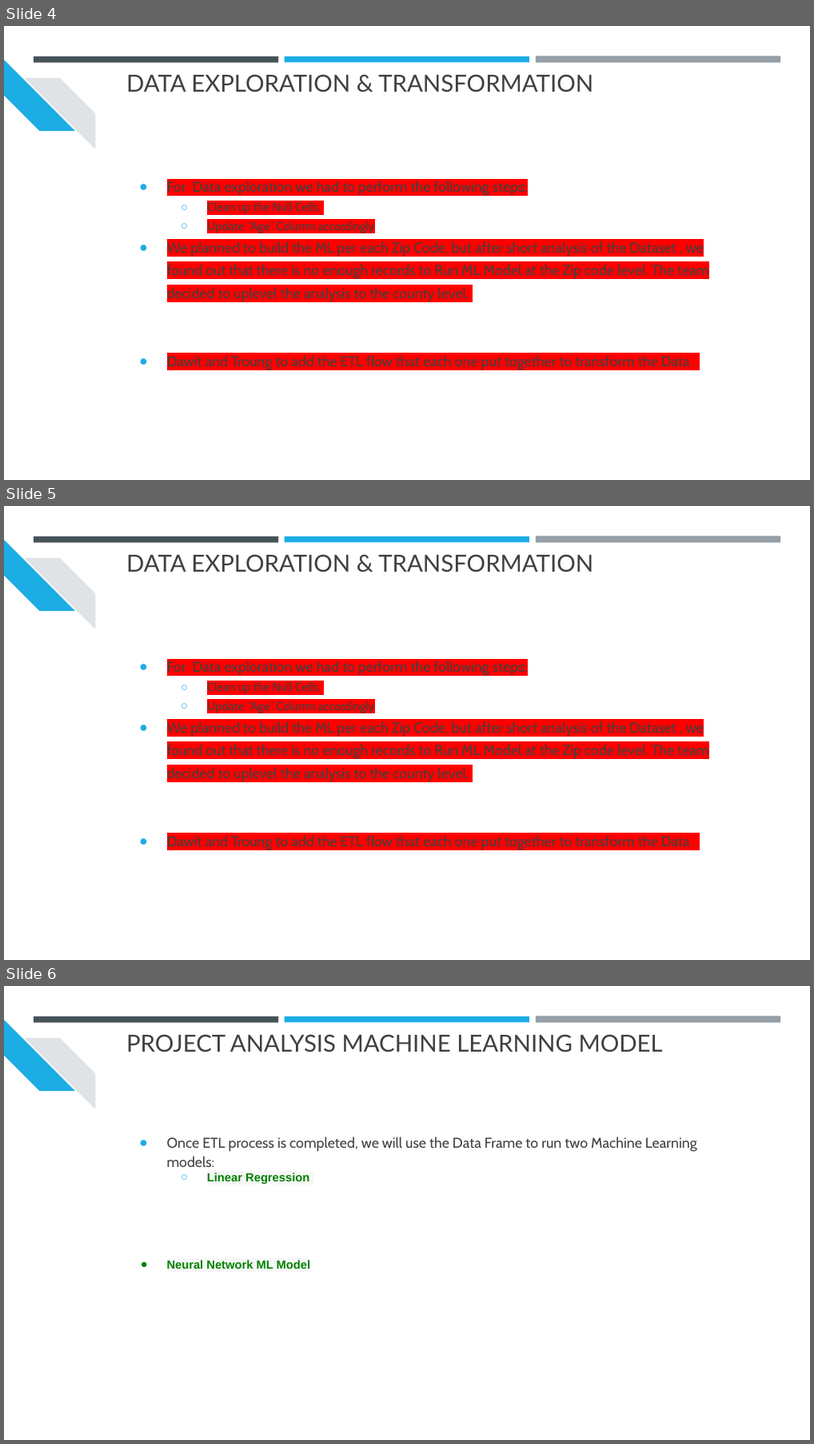
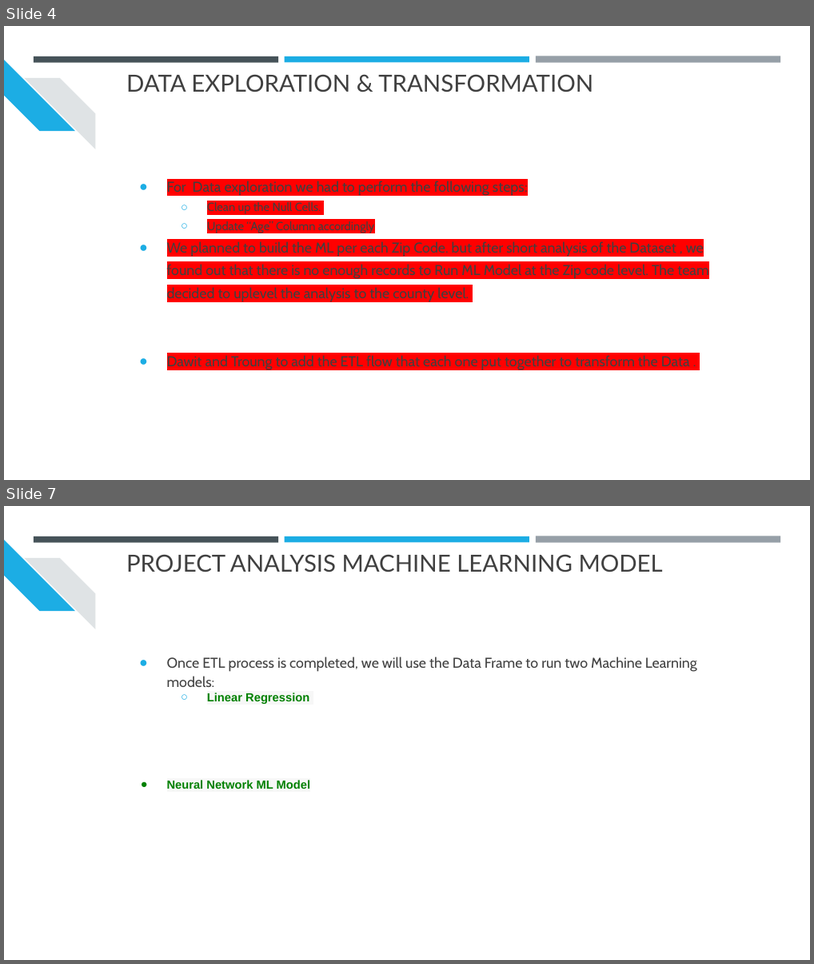
Before and after one commit to srthirum1/Final_Group_Project, a slide deck: CA Housing Prices Analysis.pptx. Shown one above the other, each under a label of ours: slides 4, 5 and 6 before the commit, slides 4 and 7 after it; the slides between them are not shown. The pictures are 814x1444 and 814x964 pixels, drawn with LibreOffice and Linux fonts; fonts in the diff are those of the drawing. Boxes give left, top, right and bottom in pixels: in the first picture for what was removed or moved away, otherwise in the second. Text is boxed around its words. In the diff, an @@ line names an element or a change of style, - is before the commit and + after.

```diff
--- a/CA Housing Prices Analysis.pptx
+++ b/CA Housing Prices Analysis.pptx
@@ slide 5 removed at [4,506,810,960], background #FFFFFF; not listed: 5 template elements that a slide beside it also shows @@
@@ title removed at [126,554,594,572] @@
-DATA EXPLORATION & TRANSFORMATION
@@ text removed at [167,660,709,850] @@
-● For Data exploration we had to perform the following steps:
-  ○ Clean up the Null Cells.
-  ○ Update “Age” Column accordingly
-● We planned to build the ML per each Zip Code. but after short analysis of the Dataset , we found out that there is no enough records to Run ML Model at the Zip code level. The team decided to uplevel the analysis to the county level.
-● Dawit and Troung to add the ETL flow that each one put together to transform the Data .
@@ what was slide 6 is now slide 7 @@
```
Also in this commit, not shown: 2 slides added.
